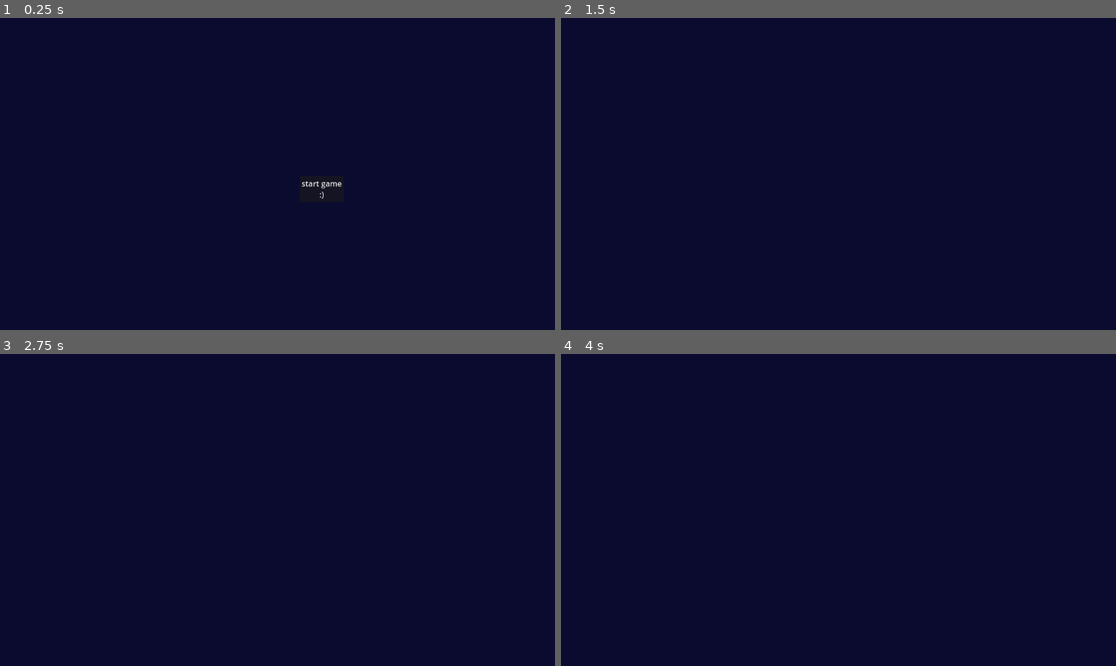
Above: before the commit, frames 1-4 (two rows, left to right).
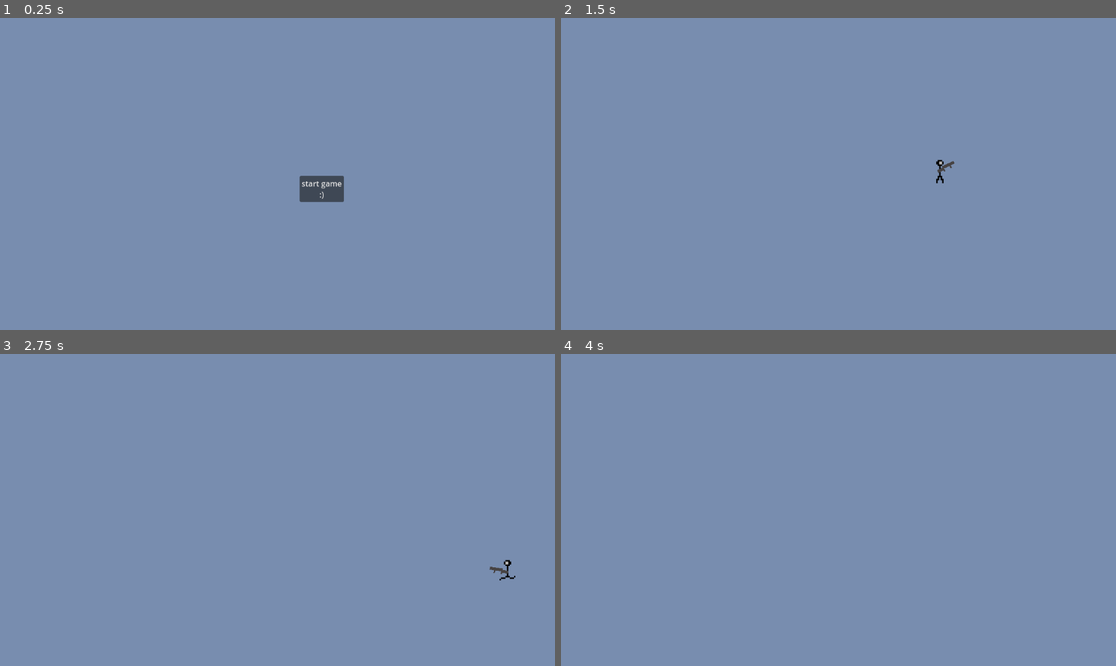
Above: after the commit, the same moments.

Repository: JackGoDev/Spark-Business-Project-2025
Game: Godot game, scene res://main_menu.tscn
The game is run twice, just before and just after one commit, with the same random seed, the same clock (stepped at 60 frames per second) and the same inputs.
Inputs (mouse positions are in pixels of both pictures, inside the frame that each line leads up to):
- Up to frame 1 (0.25 s): no input
- Up to frame 2 (1.5 s): click "start game :)" at 0.5 s; tap Enter at 1.25 s; move the mouse to (960, 158) at 1.27 s; hold D (input_right) from 1.28 s (still down); tap Space (dash) at 1.35 s
- Up to frame 3 (2.75 s): click (399, 494) at 1.55 s; move the mouse to (166, 525) at 2.02 s; release D (input_right) at 2.03 s; hold S (input_down) from 2.03 s (still down); click (166, 525) at 2.1 s; tap Space (dash) at 2.3 s
- Up to frame 4 (4 s): move the mouse to (894, 441) at 2.77 s; release S (input_down) at 2.78 s; hold D (input_right) 2.78-3.53 s; tap Space (dash) at 2.85, 3.5, 3.8 s; click (894, 441) at 3.05 s; move the mouse to (810, 572) at 3.52 s; hold W (input_up) from 3.53 s (still down); click (810, 572) at 3.6 s

The runs differ from the first frame. In frame 1, 100% of the frame differs, in the area x 0-100%, y 0-100%; in frame 2, 100%; in frame 3, 100%; in frame 4, 100%.

Commit message:
Fixed Gun rotation
-added vertical flip when the player aims the gun to the left
-removed gun from base sprite

Diff:
--- a/player/player.gd
+++ b/player/player.gd
@@ -14,6 +14,8 @@
 @onready var dash_cooldown = $dash_cooldown
 @onready var proj = load("res://bullet.tscn")
 @onready var main = get_tree().root
+@onready var animator = $AnimatedSprite2D
+@onready var gun_sprite = $Gun
 
 #state machine to execute certain functions when the player is in a matching state
 enum state_enum {
@@ -40,7 +42,7 @@
 func shoot():
 	var instance = proj.instantiate()
 	instance.dir = angle_to_mouse
-	instance.spawnPos = global_position
+	instance.spawnPos = global_position + Vector2(0,-40).rotated(angle_to_mouse)
 	instance.spawnRot = angle_to_mouse
 	main.add_child.call_deferred(instance)
 
@@ -66,6 +68,19 @@
 	else:
 		$CollisionShape2D.debug_color = Color("CHARTREUSE", 0.41)
 
+func play_anims():
+	animator.flip_h = mouse_pos.x < global_position.x
+	if input_vector != Vector2.ZERO:
+		animator.play("walk")
+	else:
+		animator.play("stand")
+
+	if mouse_pos.x < global_position.x:
+		gun_sprite.rotation = angle_to_mouse - PI/2
+		gun_sprite.flip_v = true
+	else:
+		gun_sprite.rotation = angle_to_mouse - PI/2
+		gun_sprite.flip_v = false
 func move():
 	do_movement()
 	if Input.is_action_just_pressed("fire"):
@@ -82,6 +97,8 @@
 	get_input_vector()
 	get_mouse()
 	do_debug_col()
+	play_anims()
+
 
 	match state: #matches a function to each state and runs it.
 		state_enum.move:
--- a/player/stickman.tscn
+++ b/player/stickman.tscn
@@ -1,6 +1,68 @@
-[gd_scene load_steps=3 format=3 uid="uid://dlt3uqsdvgvsi"]
+[gd_scene load_steps=12 format=3 uid="uid://dlt3uqsdvgvsi"]
 
 [ext_resource type="Script" uid="uid://og4ctbaq3du6" path="res://player/player.gd" id="1_heo7t"]
+[ext_resource type="Texture2D" uid="uid://rftoskpaxhc" path="res://Stickman Spritesheet.png" id="2_xfhct"]
+[ext_resource type="Texture2D" uid="uid://cusb4njw4a4o7" path="res://gun.png" id="3_kr24v"]
+
+[sub_resource type="AtlasTexture" id="AtlasTexture_kr24v"]
+atlas = ExtResource("2_xfhct")
+region = Rect2(32, 32, 32, 32)
+
+[sub_resource type="AtlasTexture" id="AtlasTexture_c1y58"]
+atlas = ExtResource("2_xfhct")
+region = Rect2(0, 0, 32, 32)
+
+[sub_resource type="AtlasTexture" id="AtlasTexture_v5tpi"]
+atlas = ExtResource("2_xfhct")
+region = Rect2(0, 0, 32, 32)
+
+[sub_resource type="AtlasTexture" id="AtlasTexture_atsd2"]
+atlas = ExtResource("2_xfhct")
+region = Rect2(32, 0, 32, 32)
+
+[sub_resource type="AtlasTexture" id="AtlasTexture_4bjop"]
+atlas = ExtResource("2_xfhct")
+region = Rect2(0, 32, 32, 32)
+
+[sub_resource type="AtlasTexture" id="AtlasTexture_rrk24"]
+atlas = ExtResource("2_xfhct")
+region = Rect2(32, 32, 32, 32)
+
+[sub_resource type="SpriteFrames" id="SpriteFrames_6jiok"]
+animations = [{
+"frames": [{
+"duration": 1.0,
+"texture": SubResource("AtlasTexture_kr24v")
+}],
+"loop": true,
+"name": &"dash",
+"speed": 5.0
+}, {
+"frames": [{
+"duration": 1.0,
+"texture": SubResource("AtlasTexture_c1y58")
+}],
+"loop": true,
+"name": &"stand",
+"speed": 5.0
+}, {
+"frames": [{
+"duration": 1.0,
+"texture": SubResource("AtlasTexture_v5tpi")
+}, {
+"duration": 1.0,
+"texture": SubResource("AtlasTexture_atsd2")
+}, {
+"duration": 1.0,
+"texture": SubResource("AtlasTexture_4bjop")
+}, {
+"duration": 1.0,
+"texture": SubResource("AtlasTexture_rrk24")
+}],
+"loop": true,
+"name": &"walk",
+"speed": 5.0
+}]
 
 [sub_resource type="RectangleShape2D" id="RectangleShape2D_heo7t"]
 
@@ -9,11 +71,24 @@
 motion_mode = 1
 script = ExtResource("1_heo7t")
 
+[node name="AnimatedSprite2D" type="AnimatedSprite2D" parent="."]
+position = Vector2(2, 4)
+scale = Vector2(3, 3)
+sprite_frames = SubResource("SpriteFrames_6jiok")
+animation = &"walk"
+
 [node name="CollisionShape2D" type="CollisionShape2D" parent="."]
 shape = SubResource("RectangleShape2D_heo7t")
+debug_color = Color(0, 0.6, 0.69803923, 0.14509805)
 
 [node name="invulnerablility" type="Timer" parent="."]
 one_shot = true
 
 [node name="dash_cooldown" type="Timer" parent="."]
 one_shot = true
+
+[node name="Gun" type="Sprite2D" parent="."]
+position = Vector2(0, -7.0000005)
+scale = Vector2(3, 3)
+texture = ExtResource("3_kr24v")
+offset = Vector2(5, 0)
--- a/project.godot
+++ b/project.godot
@@ -61,4 +61,4 @@
 [rendering]
 
 textures/canvas_textures/default_texture_filter=0
-environment/defaults/default_clear_color=Color(0.04452645, 0.042829156, 0.18949276, 1)
+environment/defaults/default_clear_color=Color(0.47061008, 0.5542121, 0.6852457, 1)
Binary file changed: Stickman Spritesheet.png
Binary file added: Stickman Spritesheet_gun.png
Not shown, added: Stickman Spritesheet_gun.png.import
Binary file added: gun.png
Not shown, added: gun.png.import
Not shown, added: .Stickman Spritesheet.png-autosave.kra
Not shown, added: Stickman Spritesheet.png~
Not shown, added: gun.png~
